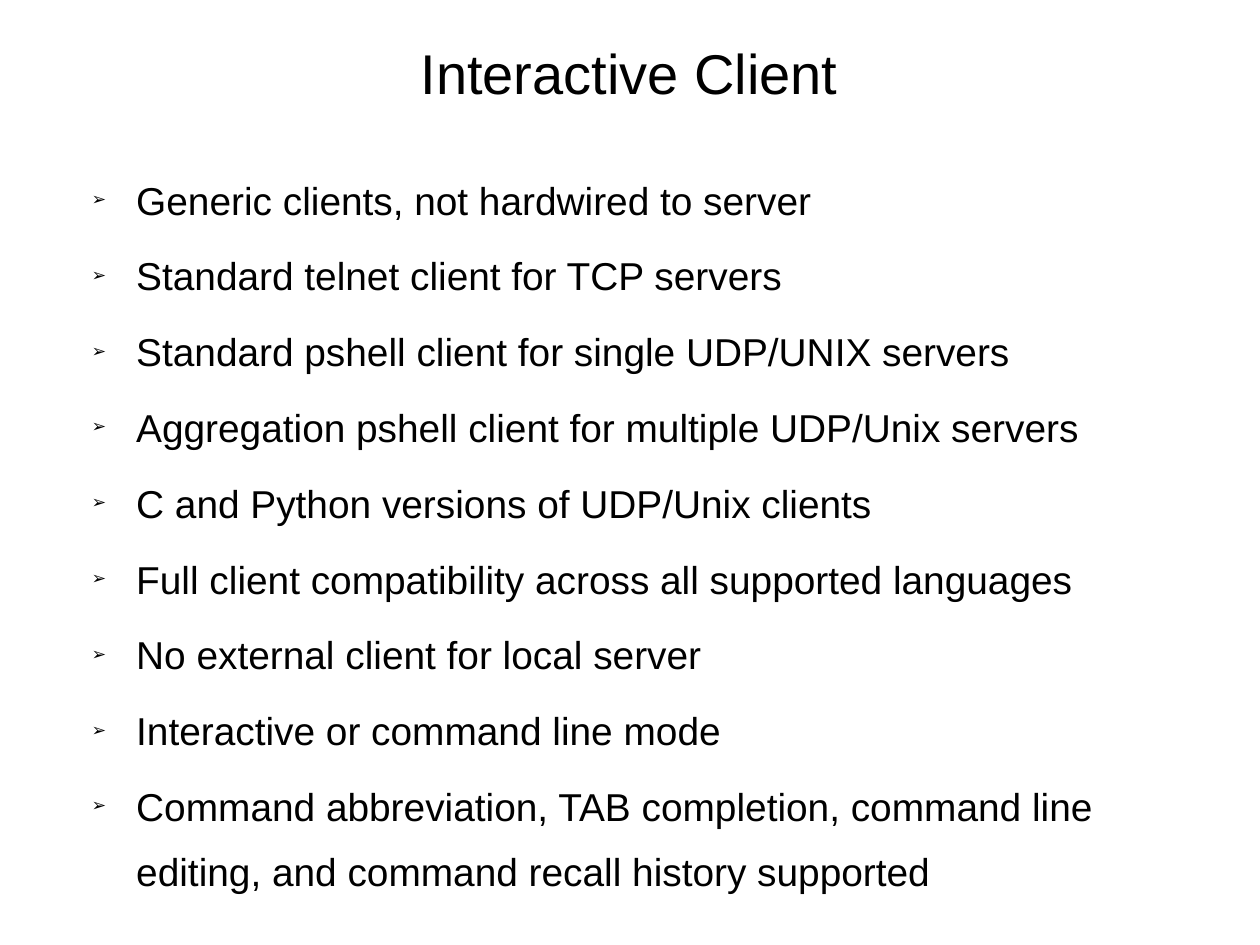
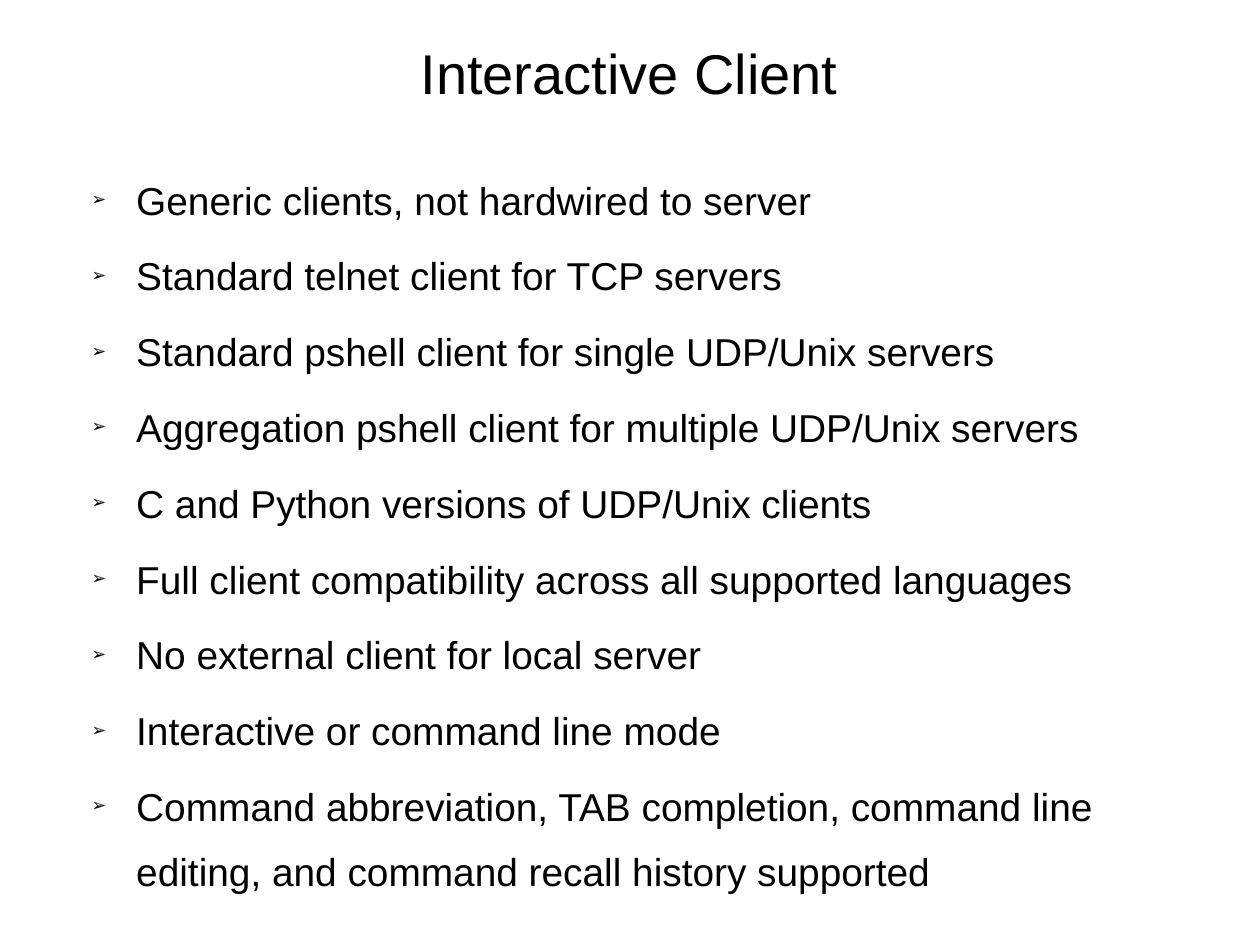
Before and after one commit to RonIovine/pshell, a slide deck: slide 4 of PSHELL-Framework.ppt. Drawn at 1260x945 pixels with LibreOffice and Linux fonts; fonts in the diff are those of the drawing. Boxes give left, top, right and bottom in pixels: in the first picture for what was removed or moved away, otherwise in the second. Text is boxed around its words. In the diff, an @@ line names an element or a change of style, - is before the commit and + after.

```diff
--- a/PSHELL-Framework.ppt
+++ b/PSHELL-Framework.ppt
@@ text at (136,338,994,373): text changed @@
-➢ Standard pshell client for single UDP/UNIX servers
+➢ Standard pshell client for single UDP/Unix servers
```
Also in this commit, not shown: 11 other files.
